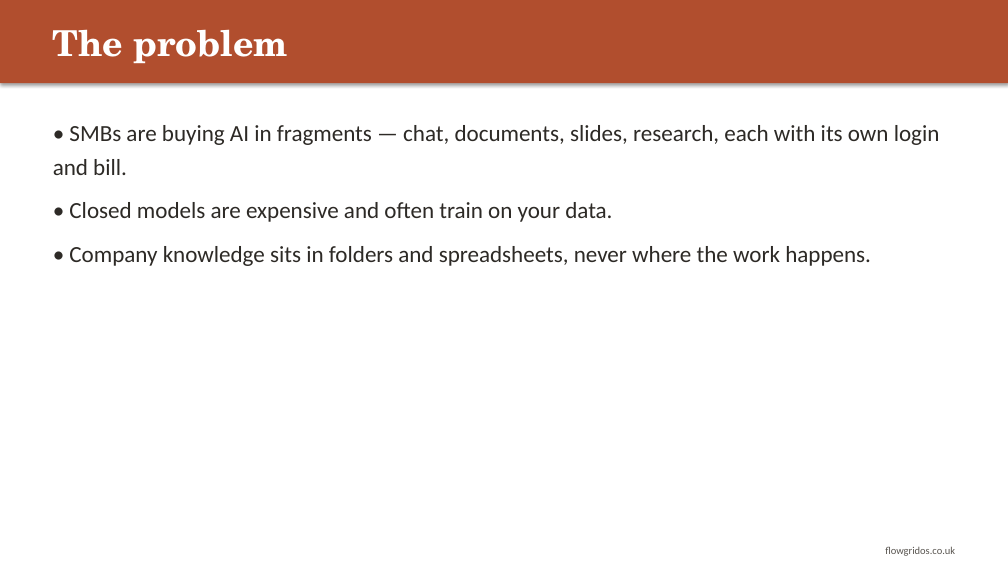
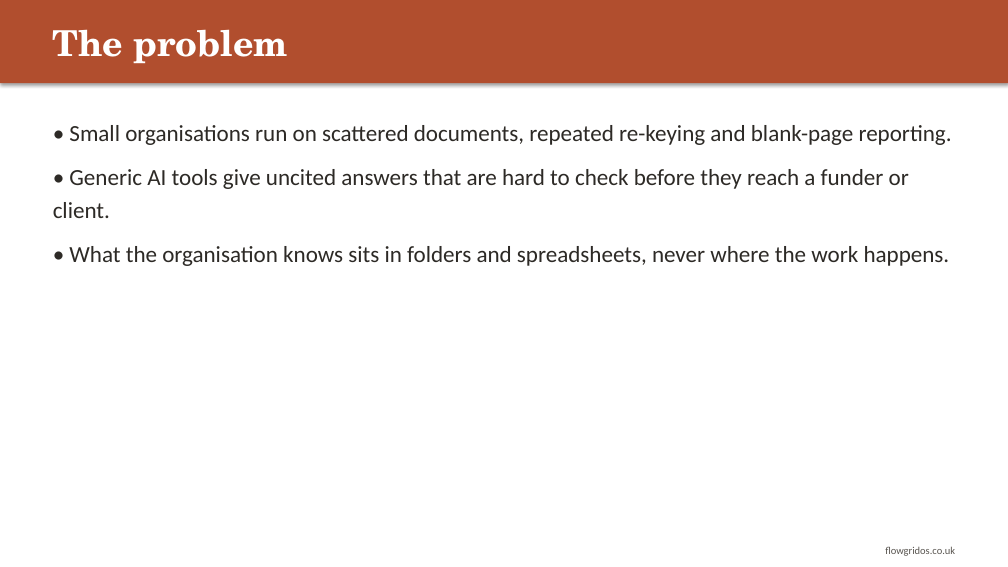
Before and after one commit to CliveStruv56/operations-engine, a slide deck: slide 2 of docs/flowgrid-os-customer-deck.pptx. Drawn at 1008x567 pixels with LibreOffice and Linux fonts; fonts in the diff are those of the drawing. Boxes give left, top, right and bottom in pixels: in the first picture for what was removed or moved away, otherwise in the second. Text is boxed around its words. In the diff, an @@ line names an element or a change of style, - is before the commit and + after.

```diff
--- a/docs/flowgrid-os-customer-deck.pptx
+++ b/docs/flowgrid-os-customer-deck.pptx
@@ text at (x1=53, y1=125, x2=952, y2=266): text changed @@
-• SMBs are buying AI in fragments — chat, documents, slides, research, each with its own login and bill.
-• Closed models are expensive and often train on your data.
-• Company knowledge sits in folders and spreadsheets, never where the work happens.
+• Small organisations run on scattered documents, repeated re-keying and blank-page reporting.
+• Generic AI tools give uncited answers that are hard to check before they reach a funder or client.
+• What the organisation knows sits in folders and spreadsheets, never where the work happens.
```
Also in this commit, not shown: 5 other slides changed, 1 slide removed, 6 other files.
